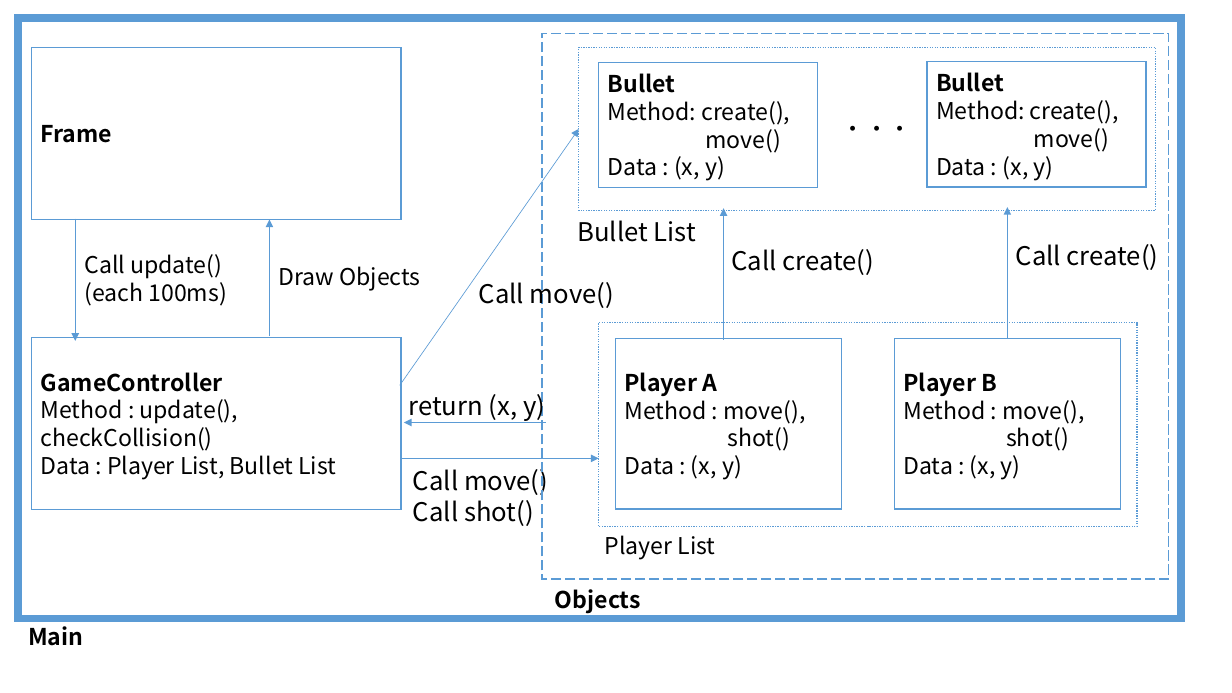
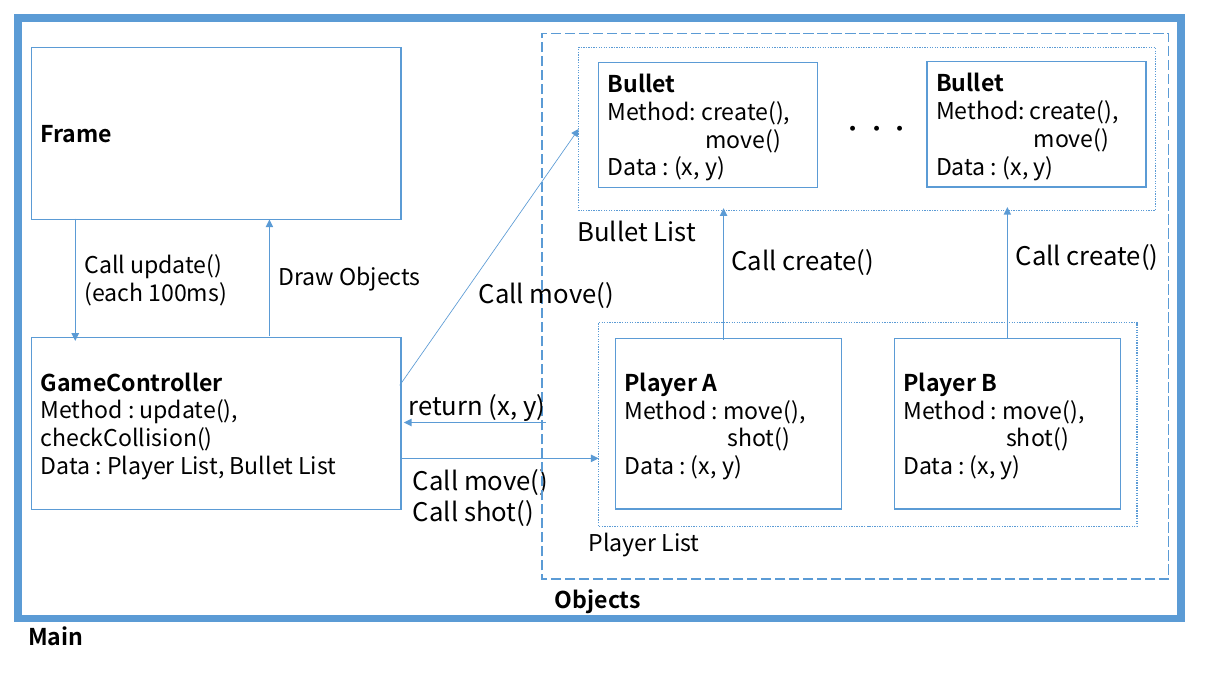
Before and after one commit to saru2017/fps_simulator, a slide deck: slide 1 of doc/kurihara/fig_simulater_model.pptx. Drawn at 1232x693 pixels with LibreOffice and Linux fonts; fonts in the diff are those of the drawing. Boxes give left, top, right and bottom in pixels: in the first picture for what was removed or moved away, otherwise in the second. Text is boxed around its words. In the diff, an @@ line names an element or a change of style, - is before the commit and + after.

Commit message:
create model figure memo

```diff
--- a/doc/kurihara/fig_simulater_model.pptx
+++ b/doc/kurihara/fig_simulater_model.pptx
@@ text "Player List": place and size @@
-text "Player List" at [605, 535, 716, 559]
+text "Player List" at [589, 532, 700, 557]
```
